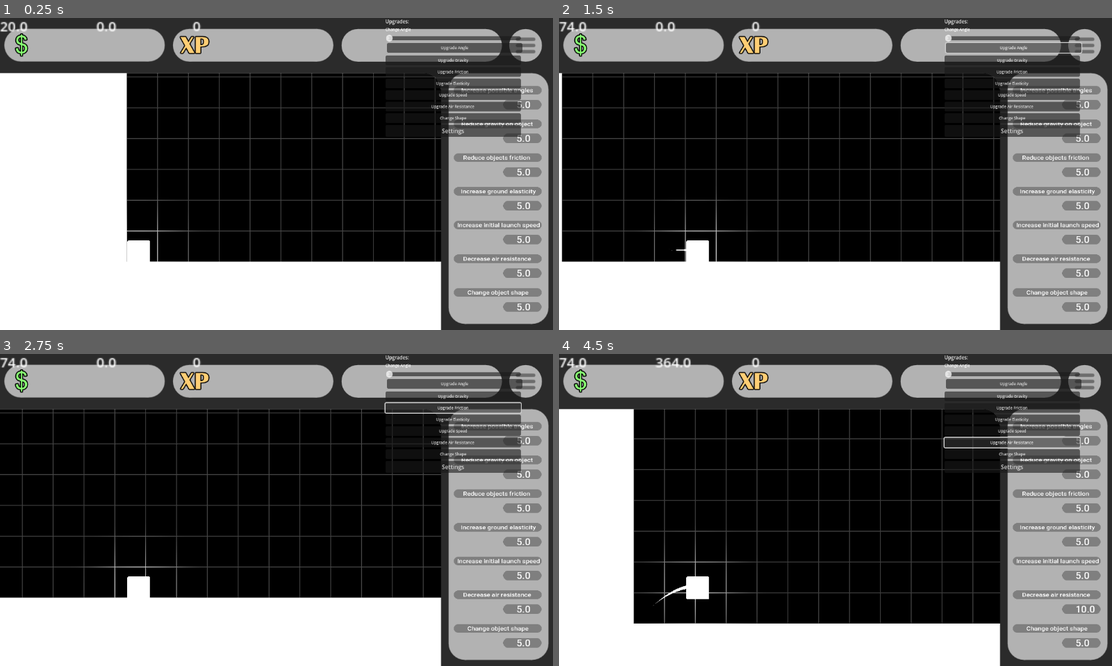
Above: before the commit, frames 1-4 (two rows, left to right).
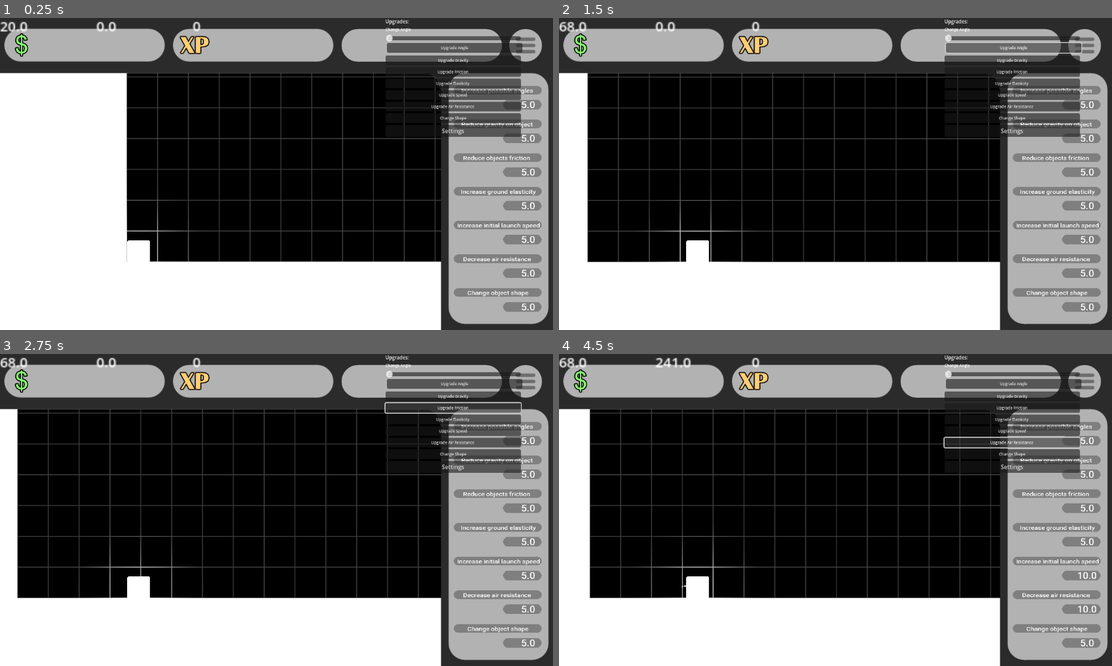
Above: after the commit, the same moments.

Repository: Lueegee1/Skr-t-Kast-Spil
Game: Godot game, scene res://main/root.tscn
Two runs of this game, one before a commit and one after it. Both use one fixed random seed, a clock stepped at 60 frames per second and the inputs below.
Inputs:
- Up to frame 1 (0.25 s): no input
- Up to frame 2 (1.5 s): click "Upgrade Gravity" at 0.5 s; click "Upgrade Angle" at 1.25 s
- Up to frame 3 (2.75 s): click "Upgrade Friction" at 2 s
- Up to frame 4 (4.5 s): click "Upgrade Elasticity" at 2.75 s; click "Upgrade Speed" at 3.5 s; click "Upgrade Air Resistance" at 4.25 s

The runs differ from the first frame. In frame 1, 0.7% of the frame differs, in the area x 82-98%, y 22-94%; in frame 2, 6.7%; in frame 3, 5.8%; in frame 4, 16%, in the area x 0-98%, y 1-94%.
Error in both runs: Invalid assignment of property or key 'launch_angle' with value of type 'Nil' on a base object of type 'RigidBody2D (BallMechanics.gd)'. (res://main/Global.gd:…

Commit message:
fuck det her lort, bitch ass projekt

Diff:
--- a/main/BallMechanics.gd
+++ b/main/BallMechanics.gd
@@ -83,3 +83,7 @@
 	BodyMaterial.bounce = ground_elasticity
 	# Apply the material to the RigidBody2D itself
 	physics_material_override = BodyMaterial
+
+func _input(event):
+	if Input.is_action_just_pressed("ui_accept"):
+		initiate_Launch()
--- a/main/Ui_And_Mainscript.gd
+++ b/main/Ui_And_Mainscript.gd
@@ -58,17 +58,21 @@
 # ---------------------------------------------------------
 # Fixed attach_text()
 # ---------------------------------------------------------
-func attach_text(sprite: Node, txt: String, offset := Vector2(0,0), font_size := 24):
+func attach_text(parent: Node, txt: String, offset := Vector2(0,0), font_size := 24):
 	var lbl := Label.new()
 	lbl.text = txt
+	if parent is Control:
+		lbl.size = parent.size
+	else:
+		lbl.size = Vector2(80, 40)
 	lbl.position = offset
-
-	# Apply the preloaded font directly (the correct way)
+	lbl.horizontal_alignment = HORIZONTAL_ALIGNMENT_CENTER
+	lbl.vertical_alignment = VERTICAL_ALIGNMENT_CENTER
 	lbl.add_theme_font_override("font", ui_font)
 	lbl.add_theme_font_size_override("font_size", font_size)
-
-	sprite.add_child(lbl)
+	parent.add_child(lbl)
 	return lbl
+
 
 
 func _ready() -> void:
@@ -178,7 +182,8 @@
 
 func _on_gravity_upgrade_pressed():
 	if not Global.in_menu:
-		buy_and_upgrade("gravity_price", "gravity", -0.05, 2)
+		buy_and_upgrade("gravity_price", "gravity", -0.05, 2, 0.1)
+
 
 func _on_friction_upgrade_pressed():
 	if not Global.in_menu:
--- a/main/main.tscn
+++ b/main/main.tscn
@@ -287,6 +287,8 @@
 linear_damp = 0.08
 angular_damp = 0.08
 script = ExtResource("2_pjrb6")
+air_resistance = 1.0
+ground_elasticity = 0.1
 
 [node name="CollisionPolygon2D" type="CollisionPolygon2D" parent="LaunchSite/RigidBody2D"]
 
